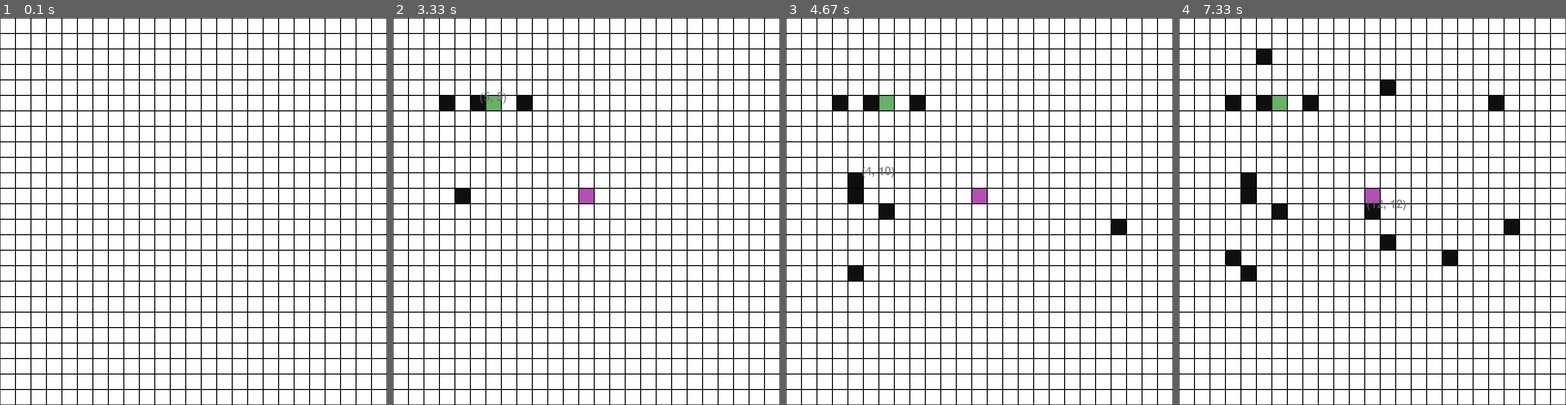
Above: before the commit, frames 1-4 (left to right).
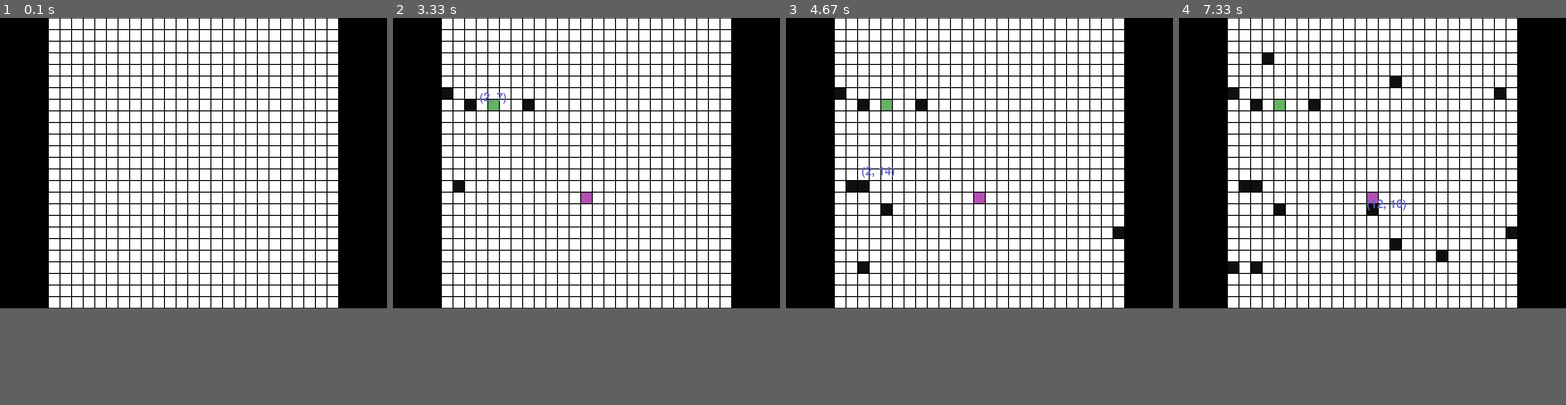
Above: after the commit, the same moments.

Repository: NatYoungren/pygame_pathfinding
Game: pygame game, started from main.py
The game is run twice, just before and just after one commit, with the same random seed, the same clock (stepped at 60 frames per second) and the same inputs.
Inputs (mouse positions are in pixels of both pictures, inside the frame that each line leads up to):
- Up to frame 1 (0.1 s): no input
- Up to frame 2 (3.33 s): click (586, 165) at 0.38 s; click (625, 226) at 0.72 s; tap Space at 1 s; type "1 (at the terminal prompt)" at 1.08 s; click (493, 107) at 1.38 s; click (586, 199) at 1.72 s; click (532, 103) at 2.05 s; click (439, 99) at 2.38 s; click (462, 192) at 2.72 s; click (474, 107) at 3.05 s
- Up to frame 3 (4.67 s): click (886, 215) at 3.38 s; click (1118, 230) at 3.72 s; click (863, 269) at 4.05 s; click (859, 180) at 4.38 s
- Up to frame 4 (7.33 s): click (1395, 242) at 4.72 s; click (1442, 257) at 5.05 s; click (1237, 265) at 5.38 s; click (1275, 211) at 5.72 s; click (1496, 99) at 6.05 s; click (1391, 79) at 6.38 s; click (1268, 60) at 6.72 s; click (1368, 215) at 7.05 s
In our replay, the window is 800x800 before the commit and 800x600 after it. These sizes can differ from the game's own. Grey fills any space a smaller window leaves; there, only what the larger window draws over its background counts as a difference.

The runs differ from the first frame. In frame 1, 32% of the frame differs, in the area x 0-100%, y 0-100%; in frame 2, 32%; in frame 3, 32%; in frame 4, 33%.

Commit message:
Added cost color gradient, made text blue

Diff:
--- a/display_vars.py
+++ b/display_vars.py
@@ -1,5 +1,7 @@
+import numpy as np
+
 # Display vars
-SCREEN_W, SCREEN_H = 800, 800
+SCREEN_W, SCREEN_H = 800, 600
 
 # Grid vars
 BORDER_PX = 1
@@ -15,12 +17,18 @@
 PORTAL_COLORS = (160, 0, 250), (0, 240, 250) # Purple entrance, cyan exit
 WALL_COLOR = (15, 15, 15) # Dark gray
 
+COST_EXTREMES = (255, 255, 255), (80, 80, 80) # White, gray (for cost display)
+COST_COUNT = 9
+COST_COLORS = np.array([np.linspace(COST_EXTREMES[0][0], COST_EXTREMES[1][0], COST_COUNT),
+                        np.linspace(COST_EXTREMES[0][1], COST_EXTREMES[1][1], COST_COUNT),
+                        np.linspace(COST_EXTREMES[0][2], COST_EXTREMES[1][2], COST_COUNT)]).T.astype(int)
+
 START_COLOR = (100, 180, 100) # Dark green
 END_COLOR = (180, 80, 180) # Dark purple
 
 # Text vars
 TEXT_FONT = 'freesansbold.ttf'
-TEXT_COLOR = (100, 100, 100) # Gray
-TEXT_ALPHA = 180
+TEXT_COLOR = (100, 100, 200) # Blue
+TEXT_ALPHA = 230
 TEXT_OFFSET = (40, -20)
 TEXT_SIZE = 24
